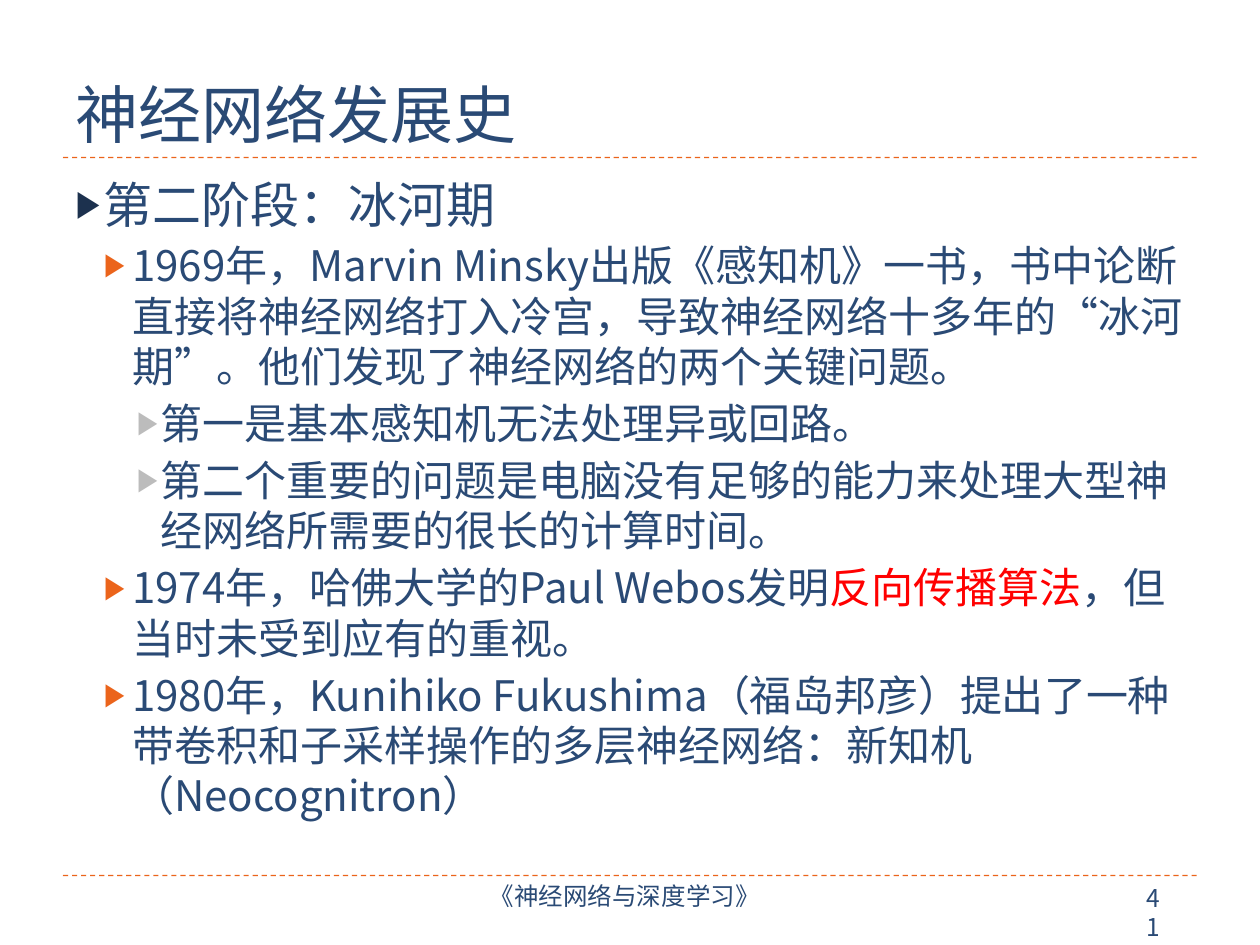
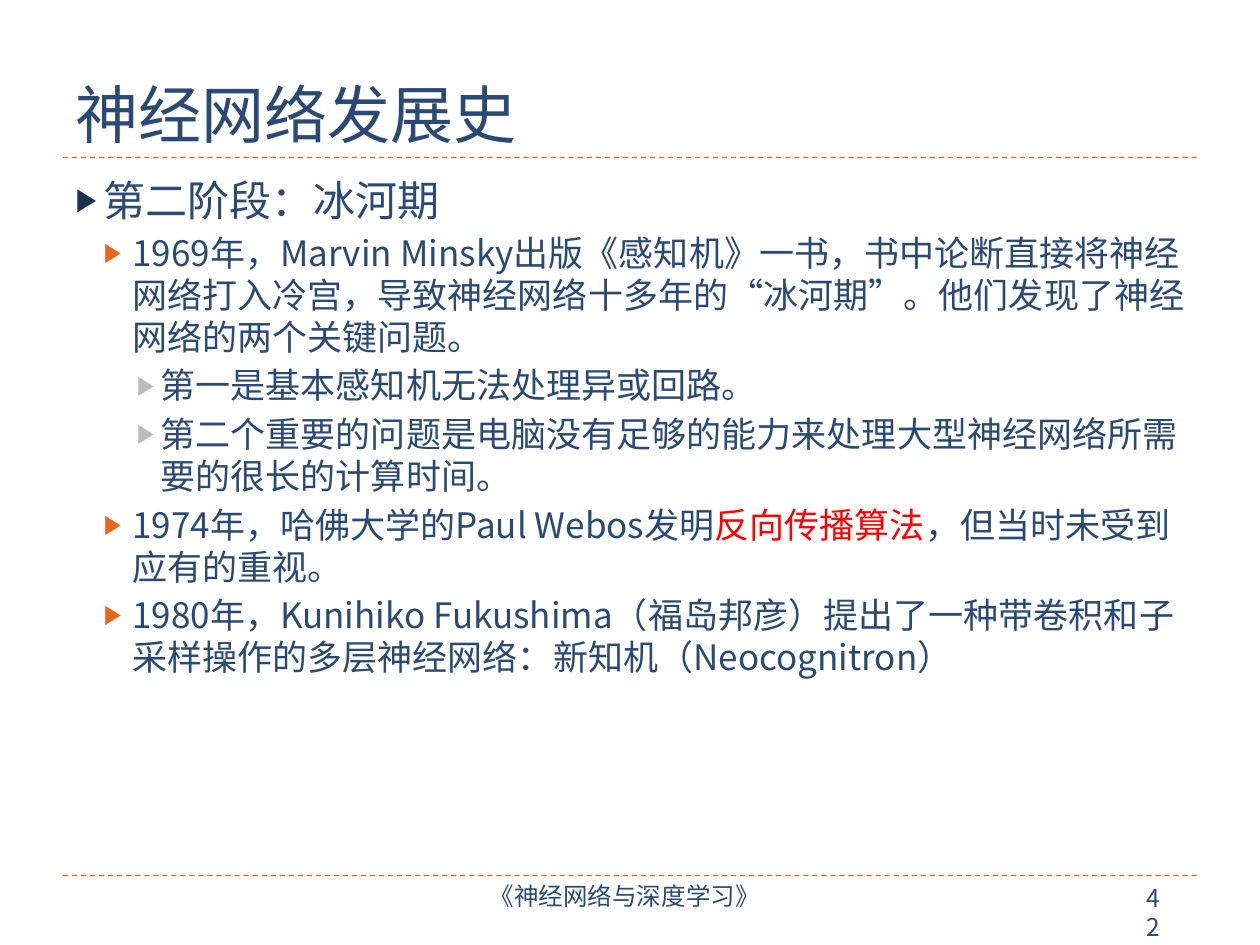
Before and after one commit to nndl/nndl.github.io, a slide deck: slide 42 of ppt/chap-绪论.pptx (slide 41 before the commit). Drawn at 1260x945 pixels with LibreOffice and Linux fonts; fonts in the diff are those of the drawing. Boxes give left, top, right and bottom in pixels: in the first picture for what was removed or moved away, otherwise in the second. Text is boxed around its words. In the diff, an @@ line names an element or a change of style, - is before the commit and + after.

```diff
--- a/ppt/chap-绪论.pptx
+++ b/ppt/chap-绪论.pptx
@@ text "第二阶段：冰河期" at (x1=104, y1=180, x2=1184, y2=679): size 28 to 24 pt in "第二阶段：冰河期"; size 24 to 20 pt @@
@@ page number at (x1=1134, y1=877, x2=1186, y2=920): text changed @@
-41
+42
```
Also in this commit, not shown: 11 other slides changed, 2 slides added, 1 slide removed, 2 other files.
